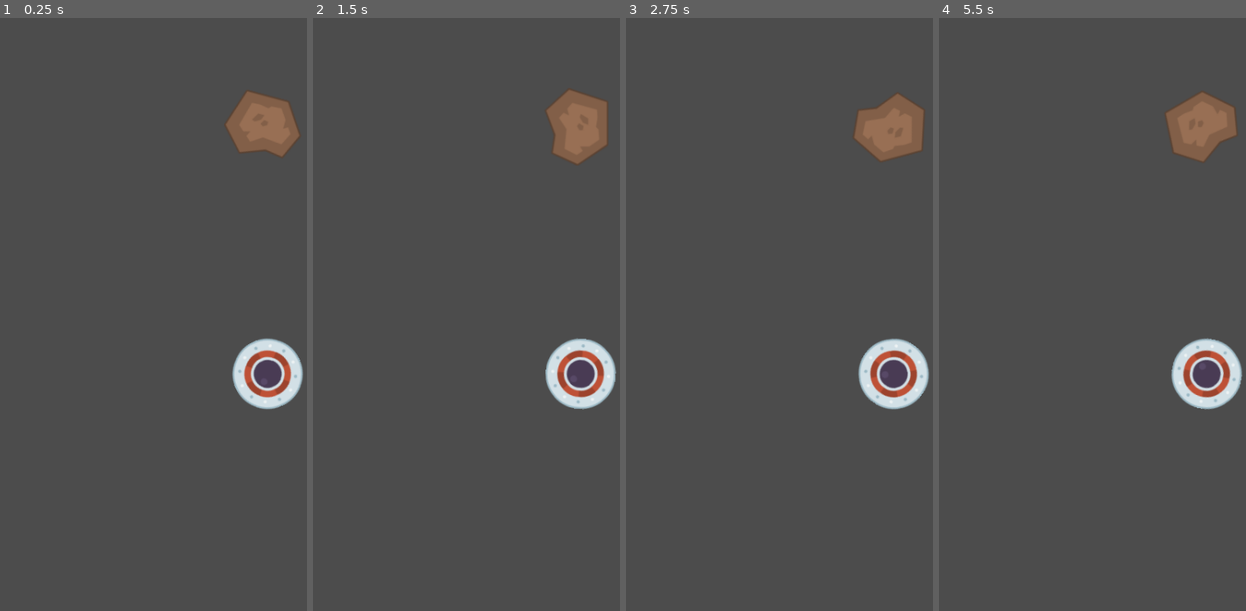
Above: before the commit, frames 1-4 (left to right).
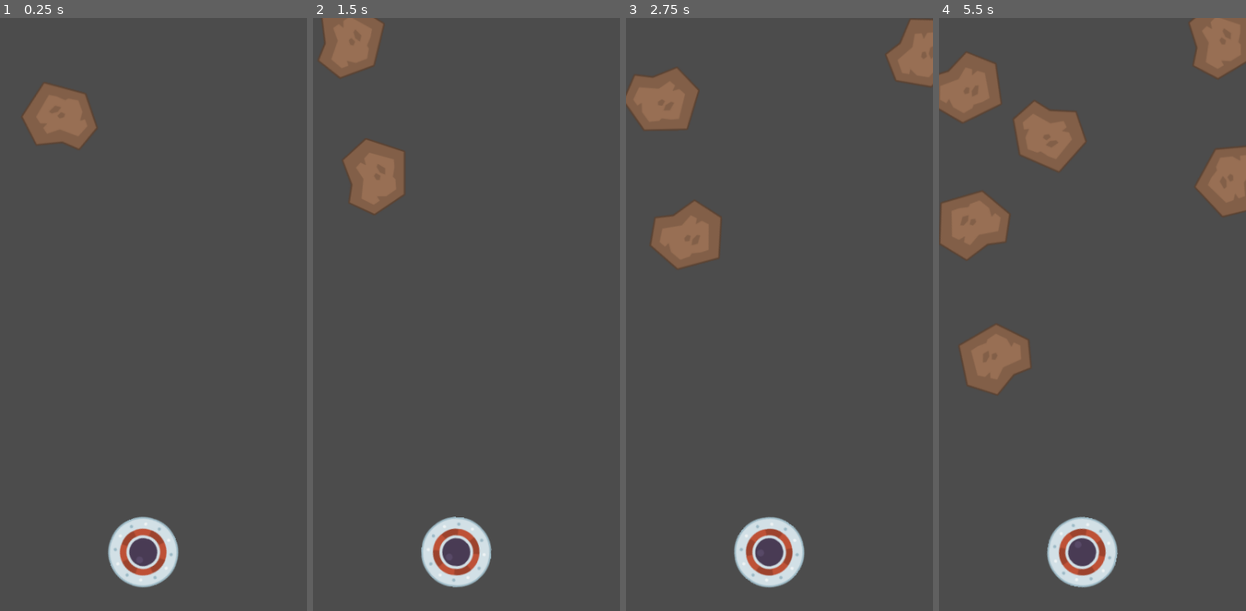
Above: after the commit, the same moments.

Repository: brendankhoury/To-the-moon-and-hack
Game: Godot game, scene res://Src/Main.tscn
Two runs of this game, one before a commit and one after it. Both use one fixed random seed, a clock stepped at 60 frames per second and the inputs below.
Inputs:
- Up to frame 1 (0.25 s): no input
- Up to frame 2 (1.5 s): tap Space (tap) at 0.6, 1.35 s
- Up to frame 3 (2.75 s): tap Space (tap) at 2.1 s
- Up to frame 4 (5.5 s): tap Space (tap) every 0.75 s from 2.85 to 5.1 s

The runs differ from the first frame. In frame 1, 7.4% of the frame differs, in the area x 7-99%, y 10-97%; in frame 2, 9.0%; in frame 3, 11%; in frame 4, 16%, in the area x 0-100%, y 0-97%.

Commit message:
Asteroid fall

Diff:
--- a/Src/Actors/Asteroid.gd
+++ b/Src/Actors/Asteroid.gd
@@ -1,10 +1,12 @@
 extends KinematicBody2D
 
 export var rotation_speed := deg2rad(1)
+export var move_speed := 1;
 
 # Called when the node enters the scene tree for the first time.
 func _ready():
 	pass
 
 func _physics_process(delta: float) -> void:
+	move_and_collide(Vector2.DOWN)
 	rotate(rotation_speed)
--- /dev/null
+++ b/Src/Main.gd
@@ -0,0 +1,26 @@
+extends Node
+
+export (PackedScene) var Asteroid
+var score
+
+func _ready():
+	randomize()
+
+# Called every frame. 'delta' is the elapsed time since the previous frame.
+func _process(delta):
+
+	pass
+
+func _on_AsteroidSpawnTimer_timeout():
+	# Choose a random location on Path2D.
+	$AsteroidPath/AsteroidSpawnLocation.offset = randi()
+	# Create a Mob instance and add it to the scene.
+	var asteroid = Asteroid.instance()
+	add_child(asteroid)
+	# Set the mob's direction perpendicular to the path direction.
+	var direction = $AsteroidPath/AsteroidSpawnLocation.rotation + PI / 2
+	# Set the mob's position to a random location.
+	asteroid.position = $AsteroidPath/AsteroidSpawnLocation.position
+	# Add some randomness to the direction.
+	direction += rand_range(-PI / 4, PI / 4)
+	asteroid.rotation = direction
--- a/Src/Main.tscn
+++ b/Src/Main.tscn
@@ -1,14 +1,33 @@
-[gd_scene load_steps=3 format=2]
+[gd_scene load_steps=5 format=2]
 
 [ext_resource path="res://Src/Actors/Asteroid.tscn" type="PackedScene" id=1]
 [ext_resource path="res://Src/Actors/Player.tscn" type="PackedScene" id=2]
+[ext_resource path="res://Src/Main.gd" type="Script" id=3]
+
+[sub_resource type="Curve2D" id=1]
+_data = {
+"points": PoolVector2Array( 0, 0, 0, 0, -161.635, -419.801, 0, 0, 0, 0, 238.365, -419.801 )
+}
 
 [node name="Node2D" type="Node2D"]
 position = Vector2( 161.635, 419.801 )
+script = ExtResource( 3 )
+Asteroid = ExtResource( 1 )
 
 [node name="Asteroid" parent="." instance=ExtResource( 1 )]
-position = Vector2( 181.743, -277.96 )
+position = Vector2( -82.8822, -303.322 )
 
 [node name="Player" parent="." instance=ExtResource( 2 )]
-position = Vector2( 187.089, 42.7631 )
+position = Vector2( 24.9455, 274.397 )
 rotation = 2.60229
+
+[node name="AsteroidPath" type="Path2D" parent="."]
+curve = SubResource( 1 )
+
+[node name="AsteroidSpawnLocation" type="PathFollow2D" parent="AsteroidPath"]
+position = Vector2( -161.635, -419.801 )
+rotation = -7.75955e-06
+
+[node name="AsteroidSpawnTimer" type="Timer" parent="."]
+autostart = true
+[connection signal="timeout" from="AsteroidSpawnTimer" to="." method="_on_AsteroidSpawnTimer_timeout"]
